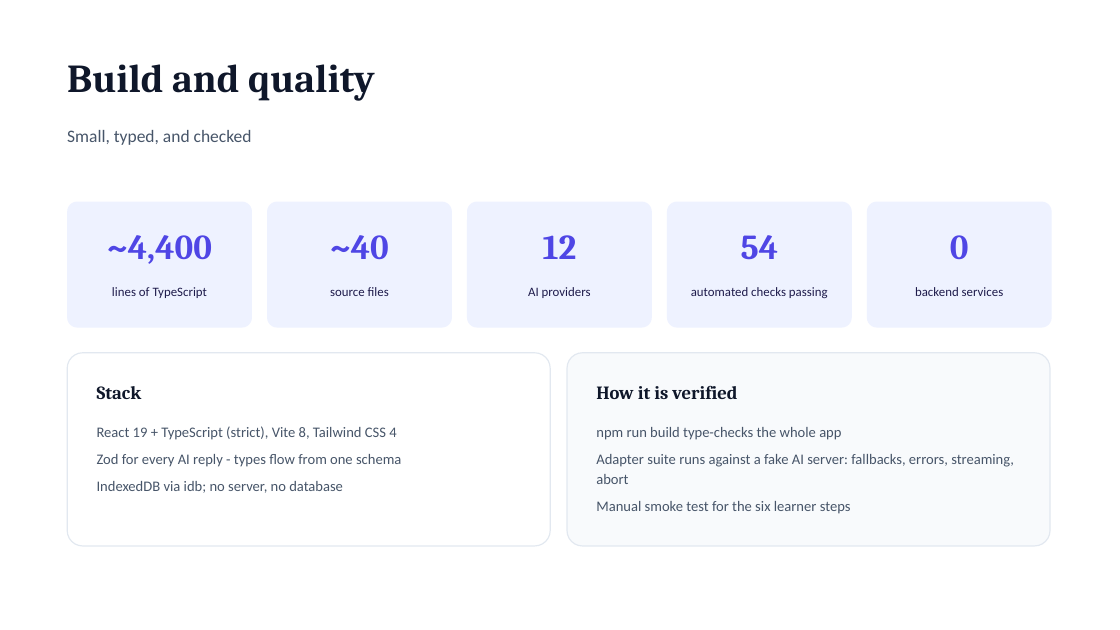
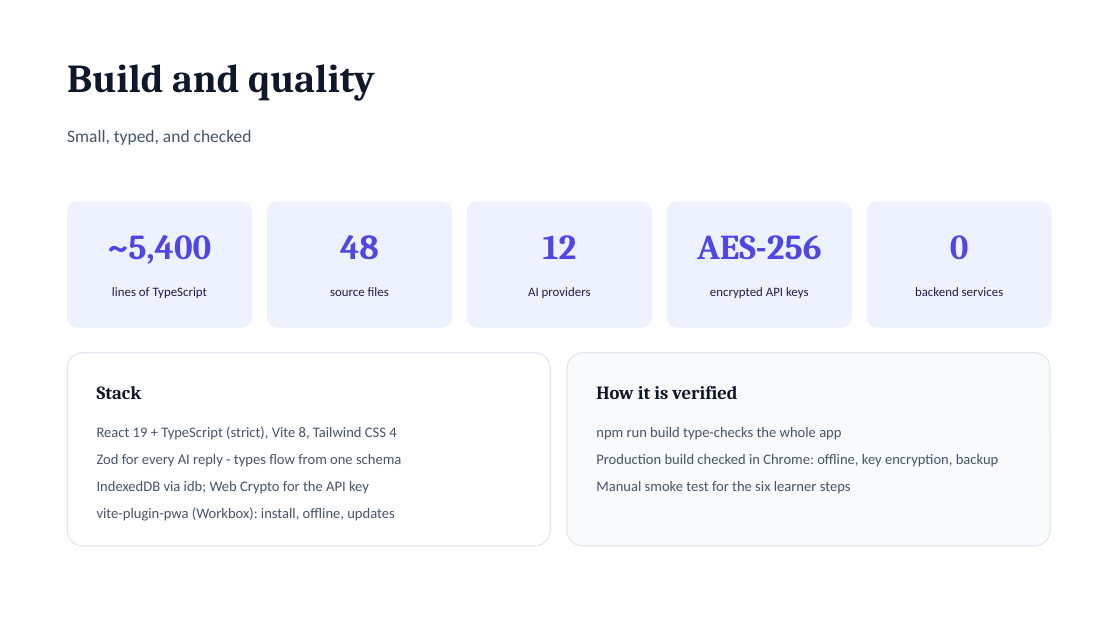
Before and after one commit to sohelPathanHarbinger/skill_path, a slide deck: slide 14 of docs/SkillPath-Presentation.pptx (slide 13 before the commit). Drawn at 1120x630 pixels with LibreOffice and Linux fonts; fonts in the diff are those of the drawing. Boxes give left, top, right and bottom in pixels: in the first picture for what was removed or moved away, otherwise in the second. Text is boxed around its words. In the diff, an @@ line names an element or a change of style, - is before the commit and + after.

Commit message:
feat: add PWA support with install prompt and offline capabilities
- Implemented AppMenu component for navigation and settings
- Added AppStatus component to display online/offline status and update notices
- Created BackupPanel for downloading and restoring user data
- Developed InfoPages for About, How to Use, and Disclaimer sections
- Introduced hooks for handling install prompts and online status
- Added app information module for versioning and developer details
- Implemented backup and restore functionality for user tracks
- Secured API keys with encryption for enhanced privacy

```diff
--- a/docs/SkillPath-Presentation.pptx
+++ b/docs/SkillPath-Presentation.pptx
@@ text at box(108, 235, 212, 264): text changed @@
-~4,400
+~5,400
@@ text at box(340, 235, 379, 259): text changed @@
-~40
+48
@@ text at box(697, 235, 822, 260): text changed @@
-54
+AES-256
@@ text at box(710, 287, 808, 298): text changed @@
-automated checks passing
+encrypted API keys
@@ text at box(596, 454, 999, 467): text changed @@
-Adapter suite runs against a fake AI server: fallbacks, errors, streaming, abort
+Production build checked in Chrome: offline, key encryption, backup
@@ text at box(97, 481, 394, 521): text changed @@
-IndexedDB via idb; no server, no database
+IndexedDB via idb; Web Crypto for the API key
+vite-plugin-pwa (Workbox): install, offline, updates
```
Also in this commit, not shown: 7 other slides changed, 1 slide added, 39 other files.
